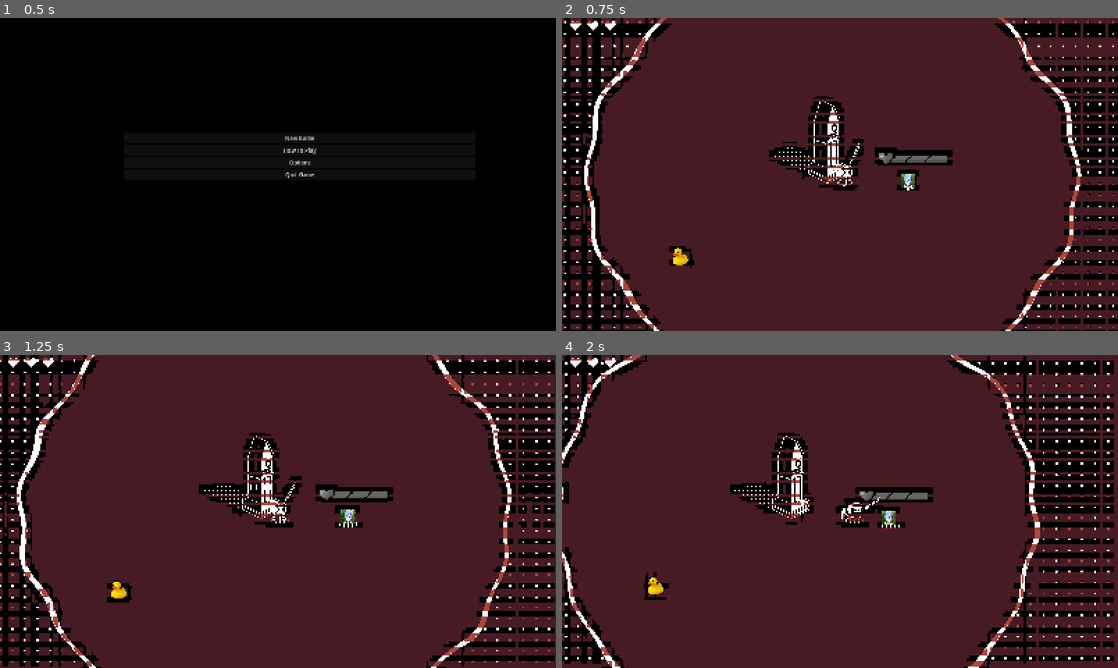
Above: before the commit, frames 1-4 (two rows, left to right).
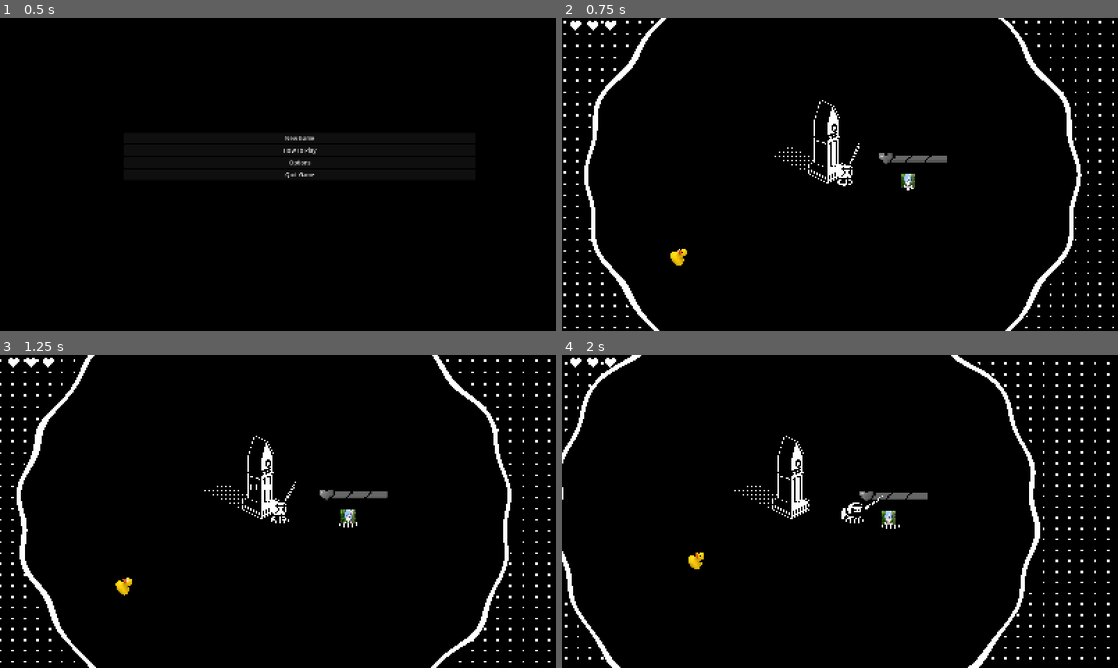
Above: after the commit, the same moments.

Repository: arrowira/shrine2Cjam
Game: Godot game, scene res://Scenes/main_menu.tscn
Two runs of this game, one before a commit and one after it. Both use one fixed random seed, a clock stepped at 60 frames per second and the inputs below. The engine's default icon, where the game draws it, is replaced by a stand-in: a white triangle on a blue panel in a dark square.
Inputs (mouse positions are in pixels of both pictures, inside the frame that each line leads up to):
- Up to frame 1 (0.5 s): no input
- Up to frame 2 (0.75 s): click "New Game" at 0.5 s
- Up to frame 3 (1.25 s): no input
- Up to frame 4 (2 s): move the mouse to (962, 495) at 1.27 s; hold Right (right) from 1.28 s (still down); click (962, 495) at 1.35 s

Frame 1 is identical in both runs. In frame 2, 84% of the frame differs, in the area x 0-100%, y 0-100%; in frame 3, 84%; in frame 4, 85%.

Commit message:
ghost movement

Diff:
--- a/shrine-jam/Scenes/main.tscn
+++ b/shrine-jam/Scenes/main.tscn
@@ -16,8 +16,8 @@
 
 [sub_resource type="ShaderMaterial" id="ShaderMaterial_kry3j"]
 shader = ExtResource("6_21xkr")
-shader_parameter/darkColor = Color(0.2784677, 0.106476955, 0.13760248, 1)
-shader_parameter/lightColor = Color(0.6686414, 0.28265265, 0.23740968, 1)
+shader_parameter/darkColor = Color(0, 0, 0, 1)
+shader_parameter/lightColor = Color(1, 1, 1, 1)
 
 [node name="Main" type="Node2D" unique_id=1040881665]
 script = ExtResource("1_jjvhh")
--- a/shrine-jam/Scenes/sorcerer_ghost.tscn
+++ b/shrine-jam/Scenes/sorcerer_ghost.tscn
@@ -7,7 +7,10 @@
 z_index = -600
 script = ExtResource("1_ubry3")
 
-[node name="Rubberduck" type="Sprite2D" parent="." unique_id=1308671597]
+[node name="spritePivot" type="Node2D" parent="." unique_id=1176863910]
+
+[node name="Rubberduck" type="Sprite2D" parent="spritePivot" unique_id=1308671597]
 position = Vector2(1, 1)
+rotation = 1.5707964
 scale = Vector2(0.1, 0.1)
 texture = ExtResource("2_das0d")
--- a/shrine-jam/scripts/ghost.gd
+++ b/shrine-jam/scripts/ghost.gd
@@ -1,10 +1,16 @@
 extends Node2D
 
+var t = 0
+func _physics_process(delta: float) -> void:
+	t+= 1
+	var dir = global_position.normalized()
+	var distance = pow(pow(global_position.x,2)+pow(global_position.y,2),0.5)
 
-func _physics_process(delta: float) -> void:
-	var dir = global_position.normalized()
+	$spritePivot/Rubberduck.scale.y=( (distance+3)/(distance) )* 0.1
 
-	position -= dir
+	$spritePivot.look_at(Vector2(0,0))
+	position -= dir * (t/10.0)
+
 
 	if global_position.length() <= 10:
 		queue_free()
